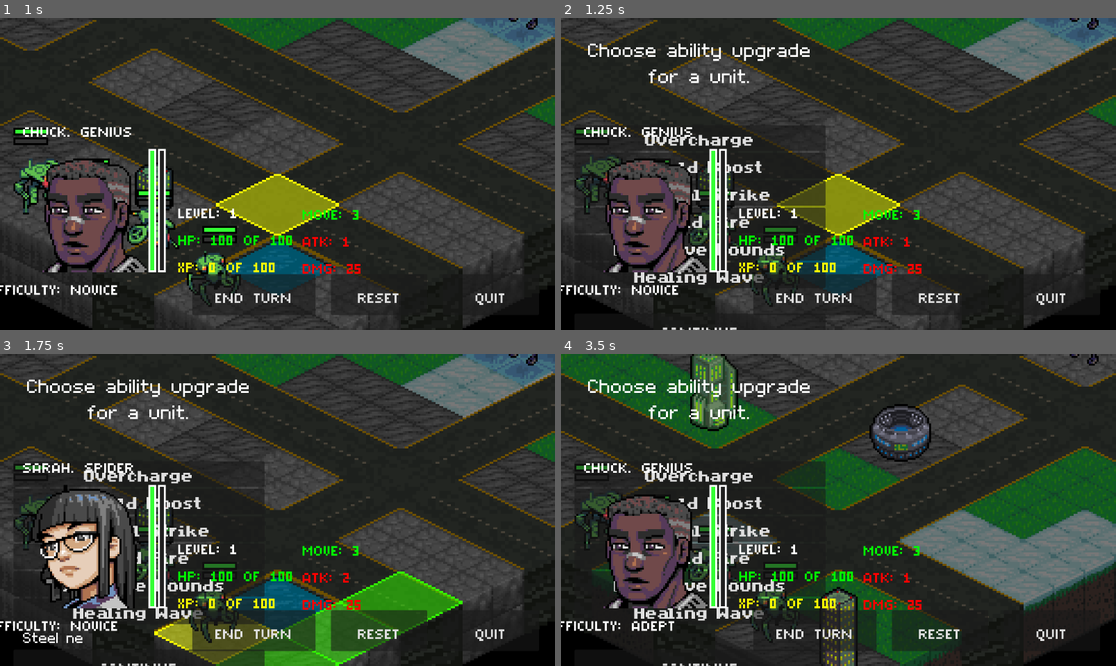
Above: before the commit, frames 1-4 (two rows, left to right).
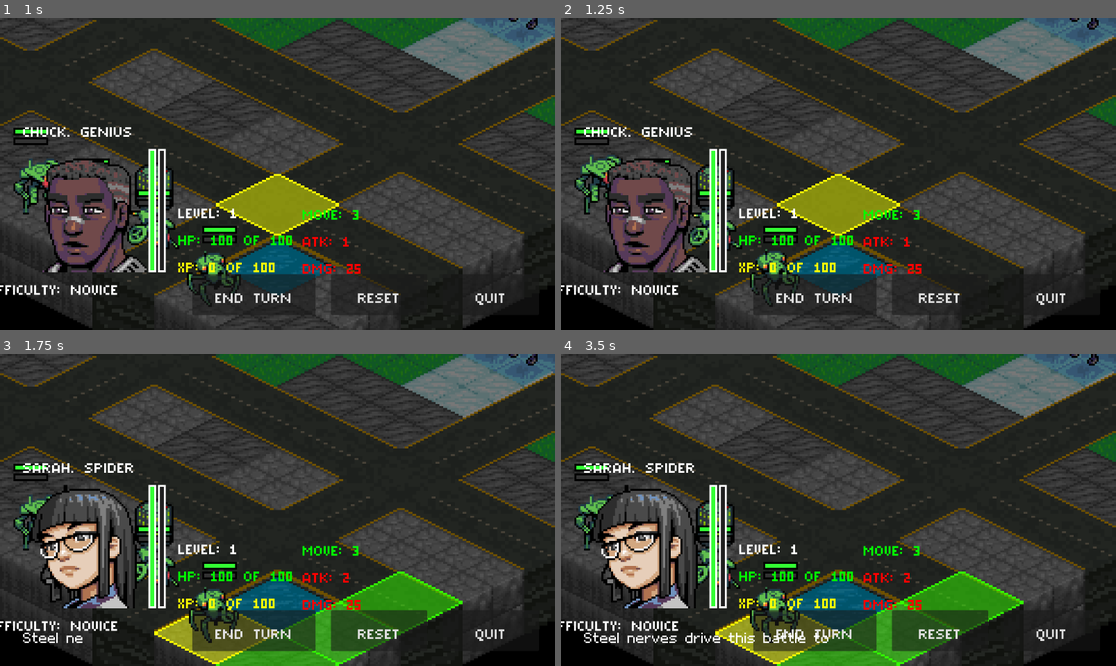
Above: after the commit, the same moments.

Repository: Tekknobot/Terrain
Game: Godot game, scene res://Scenes/TitleScreen.tscn
The game is run twice, just before and just after one commit, with the same random seed, the same clock (stepped at 60 frames per second) and the same inputs.
Inputs (mouse positions are in pixels of both pictures, inside the frame that each line leads up to):
- Up to frame 1 (1 s): click "PLAY" at 0.5 s
- Up to frame 2 (1.25 s): no input
- Up to frame 3 (1.75 s): click "END TURN" at 1.25 s
- Up to frame 4 (3.5 s): click (699, 665) at 2 s, where only the run before the commit has a clickable "CONTINUE"; click (699, 665) at 2.75 s, where only the run before the commit has a clickable "CONTINUE"

Frame 1 is identical in both runs. In frame 2, 6.4% of the frame differs, in the area x 2-48%, y 8-100%; in frame 3, 5.9%; in frame 4, 52%, in the area x 0-100%, y 0-100%.

Commit message:
Build with first ability.

Diff:
--- a/Scripts/TileMap.gd
+++ b/Scripts/TileMap.gd
@@ -139,7 +139,8 @@
 
 		# ... continue with your normal input processing ...
 		if event.button_index == MOUSE_BUTTON_LEFT:
-			if selected_unit:
+			# Check if a unit is selected and is still valid.
+			if selected_unit and is_instance_valid(selected_unit):
 				if selected_unit.is_player:
 					if showing_attack:
 						var enemy = get_unit_at_tile(mouse_tile)
--- a/Scripts/TurnManager.gd
+++ b/Scripts/TurnManager.gd
@@ -20,7 +20,7 @@
 	# Wait one frame so TileMap can spawn units first
 	await get_tree().create_timer(0.5).timeout
 	call_deferred("_initialize_turns")
-	_test_launch_reward_phase()
+	#_test_launch_reward_phase()
 
 func _initialize_turns():
 	_populate_units()
@@ -232,10 +232,12 @@
 	if not player_units_exist:
 		print("Game Over - You Lost!")
 		_show_game_over_screen("lose", stats, rewards)
+		hide_end_turn_button()
 		return
 	elif not enemy_units_exist:
 		print("Game Over - You Won!")
 		_show_game_over_screen("win", stats, rewards)
+		hide_end_turn_button()
 		_launch_reward_phase(rewards)
 		return
 
@@ -268,6 +270,12 @@
 	tilemap.critical_strike_mode = false
 	call_deferred("start_turn")
 
+func hide_end_turn_button() -> void:
+	var end_turn_button = get_tree().get_current_scene().get_node("CanvasLayer/Control/HBoxContainer/EndTurn")
+	if end_turn_button:
+		end_turn_button.visible = false
+	else:
+		print("EndTurn button not found!")
 
 func unit_finished_action(unit):
 	active_unit_index += 1
